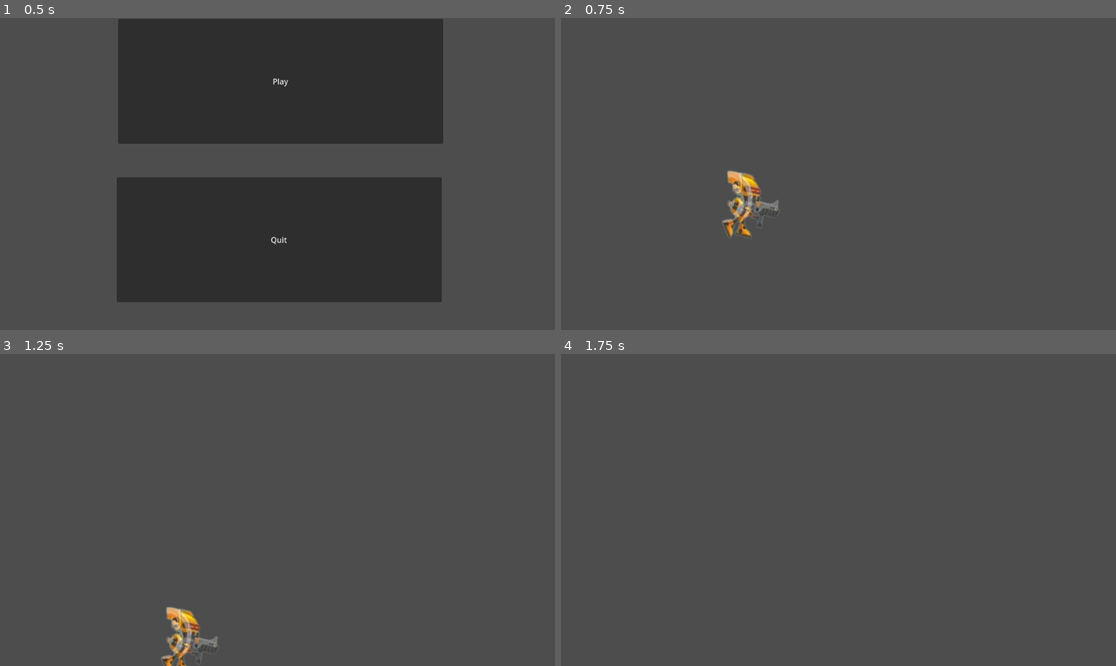
Above: before the commit, frames 1-4 (two rows, left to right).
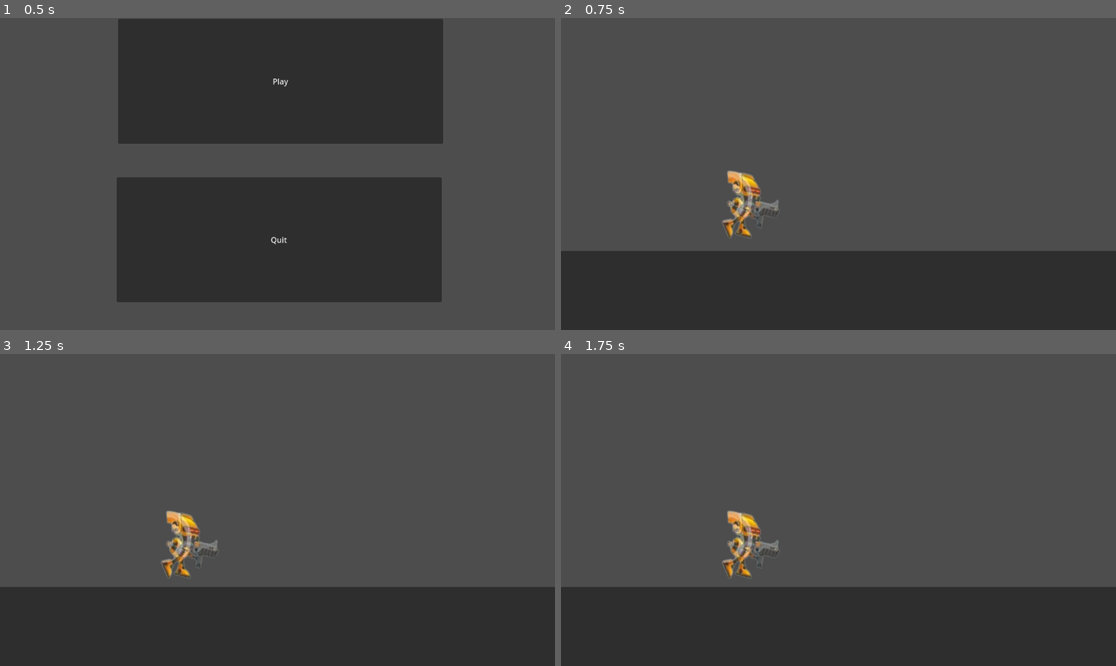
Above: after the commit, the same moments.

Repository: PatelSiddhManojkumar/Cybrog
Game: Godot game, scene res://main.tscn
The game is run twice, just before and just after one commit, with the same random seed, the same clock (stepped at 60 frames per second) and the same inputs.
Inputs:
- Up to frame 1 (0.5 s): no input
- Up to frame 2 (0.75 s): click "Play" at 0.5 s
- Up to frame 3 (1.25 s): no input
- Up to frame 4 (1.75 s): no input

Frame 1 is identical in both runs. In frame 2, 25% of the frame differs, in the area x 0-100%, y 74-100%; in frame 3, 26%; in frame 4, 26%, in the area x 0-100%, y 50-100%.

Commit message:
kai nathi padtu ave all set

Diff:
--- a/world.tscn
+++ b/world.tscn
@@ -1,8 +1,34 @@
-[gd_scene load_steps=2 format=3 uid="uid://jxgsgg4l57bk"]
+[gd_scene load_steps=4 format=3 uid="uid://jxgsgg4l57bk"]
 
 [ext_resource type="PackedScene" uid="uid://8bys7my568to" path="res://Player/Player.tscn" id="1_wn01s"]
+
+[sub_resource type="RectangleShape2D" id="RectangleShape2D_5ybee"]
+size = Vector2(1646, 383.5)
+
+[sub_resource type="RectangleShape2D" id="RectangleShape2D_hnjyv"]
+size = Vector2(344.25, 609.375)
 
 [node name="World" type="Node2D"]
 
 [node name="CharacterBody2D" parent="." instance=ExtResource("1_wn01s")]
 position = Vector2(110, 60)
+
+[node name="StaticBody2D" type="StaticBody2D" parent="."]
+
+[node name="CollisionShape2D" type="CollisionShape2D" parent="StaticBody2D"]
+position = Vector2(678, 658.25)
+shape = SubResource("RectangleShape2D_5ybee")
+
+[node name="CollisionShape2D2" type="CollisionShape2D" parent="StaticBody2D"]
+position = Vector2(1400.88, 248.688)
+shape = SubResource("RectangleShape2D_hnjyv")
+
+[node name="CollisionShape2D3" type="CollisionShape2D" parent="StaticBody2D"]
+position = Vector2(-135, 240)
+shape = SubResource("RectangleShape2D_hnjyv")
+
+[node name="PanelContainer" type="PanelContainer" parent="StaticBody2D/CollisionShape2D3"]
+offset_left = -88.0
+offset_top = 244.0
+offset_right = 1695.0
+offset_bottom = 625.0
